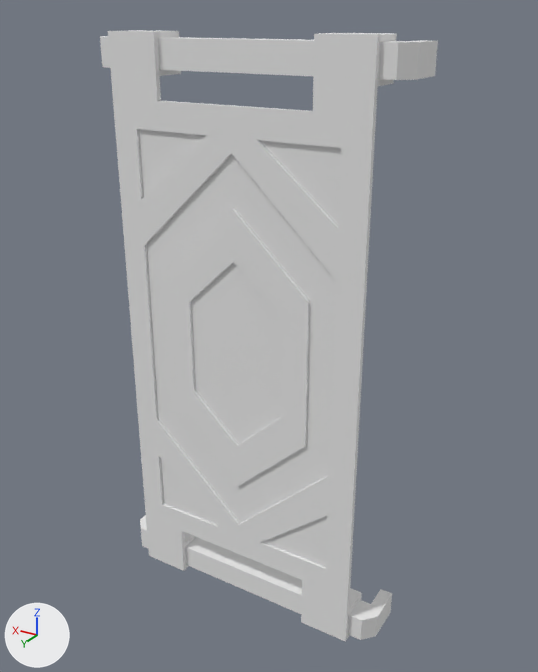
One commit to the OBJ model The_Dune_Project/Assets/Models/env/Modular Temple/Prop_Flag_2.obj: the scene before it, then after it.
Before and after are seen from a 50 mm lens placed at (-0.629, 0.624, 1.026), pointed at (-0.022, -0.388, 0.52). Every picture has the same lights, and +X, +Y and +Z are marked at lower left. Where no turn or scale is listed for an object, it has been applied to the vertices.
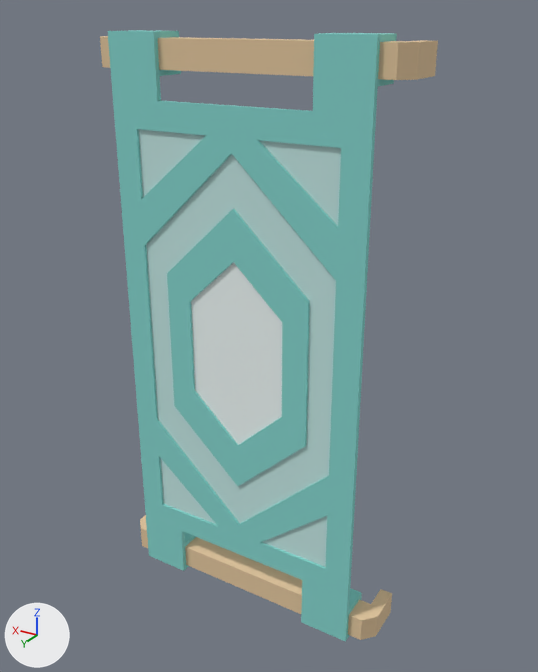
Pixel boxes [x1, y1, x2, y2] of what changed, in the pictures (538 x 672 px):
```json
{"object": "object3", "change": "recoloured", "before": [108, 30, 397, 642], "after": [108, 30, 397, 642]}
{"object": "object1", "change": "recoloured", "before": [100, 36, 438, 80], "after": [100, 36, 438, 80], "on screen": "white to beige"}
{"object": "object2", "change": "recoloured", "before": [140, 515, 392, 640], "after": [140, 515, 392, 640], "on screen": "white to beige"}
```

Edits to the scene script, one JSON object a line:
```json
{"op": "set", "path": "mat_sandstone_6.base_color", "old": "(0.8, 0.8, 0.8)", "new": "(0.761, 0.561, 0.337)", "note": "white #e7e7e7 -> beige #e2c59d"}
{"op": "set", "path": "mat_blue_fabric_1.base_color", "old": "(0.8, 0.8, 0.8)", "new": "(0.228, 0.647, 0.6)", "note": "white #e7e7e7 -> cyan #83d2cb"}
{"op": "set", "path": "mat_blue_fabric_2.base_color", "old": "(0.8, 0.8, 0.8)", "new": "(0.541, 0.784, 0.761)", "note": "white #e7e7e7 -> white #c2e5e2"}
{"op": "set", "path": "mat_blue_fabric_3.base_color", "old": "(0.8, 0.8, 0.8)", "new": "(0.851, 0.933, 0.922)", "note": "white #e7e7e7 -> white #eef7f6"}
```
